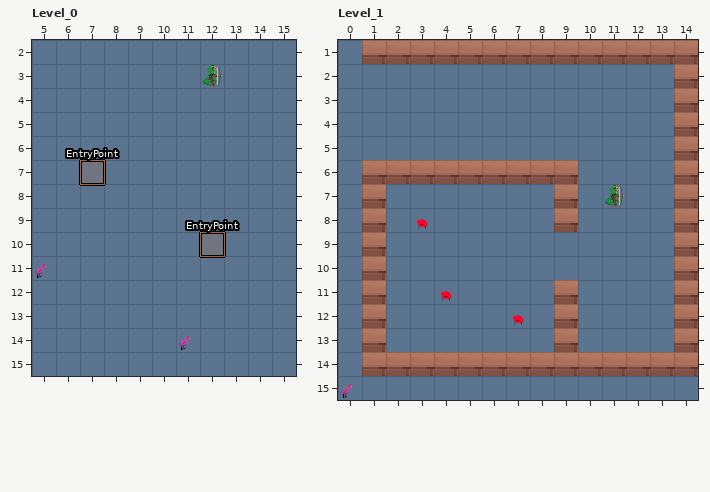
LDtk project -- assets/map/firstmap.ldtk. The first picture shows the starting point.
Cells are 16x16 px. Shown: Level_0 x 5..15, y 2..15; Level_1 x 0..14, y 1..15.
The result:
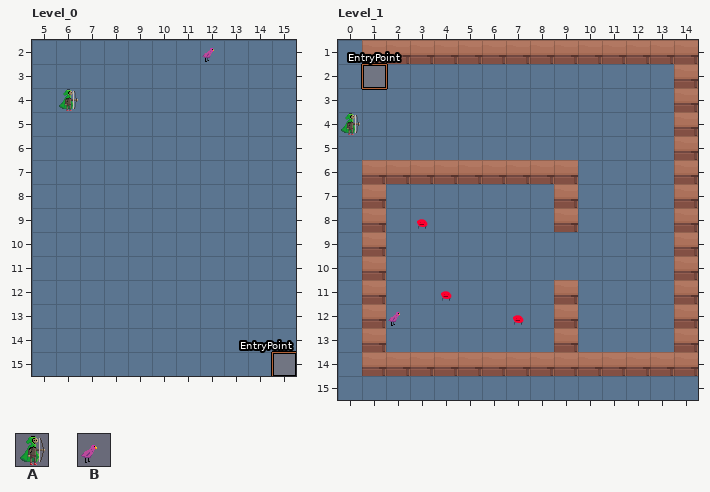
Key: from "Archer": A 0; from "Chick": B 0.
Objects are placed by their top-left corner, in cells (3,4 is the top-left corner of cell 3,4); size is 1x1 cell unless given.
Edits made:
Layer "Entities", Level_0:
A new object: A "Player" at 6,4.
A new object: "EntryPoint" rectangle at 15,15.
A new object: B "SpawnPoint" at 12,2.
Object A "Player" at 12,3 is removed.
Object B "SpawnPoint" at 5,11 is removed.
Object "EntryPoint" rectangle at 7,7 is removed.
Object "EntryPoint" rectangle at 12,10 is removed.
Object B "SpawnPoint" at 11,14 is removed.
Layer "Entities", Level_1:
Object A "Player" at 11,7 becomes A "Player" at 0,4.
A new object: B "SpawnPoint" at 2,12.
A new object: "EntryPoint" rectangle at 1,2.
Object B "SpawnPoint" at 0,15 is removed.
